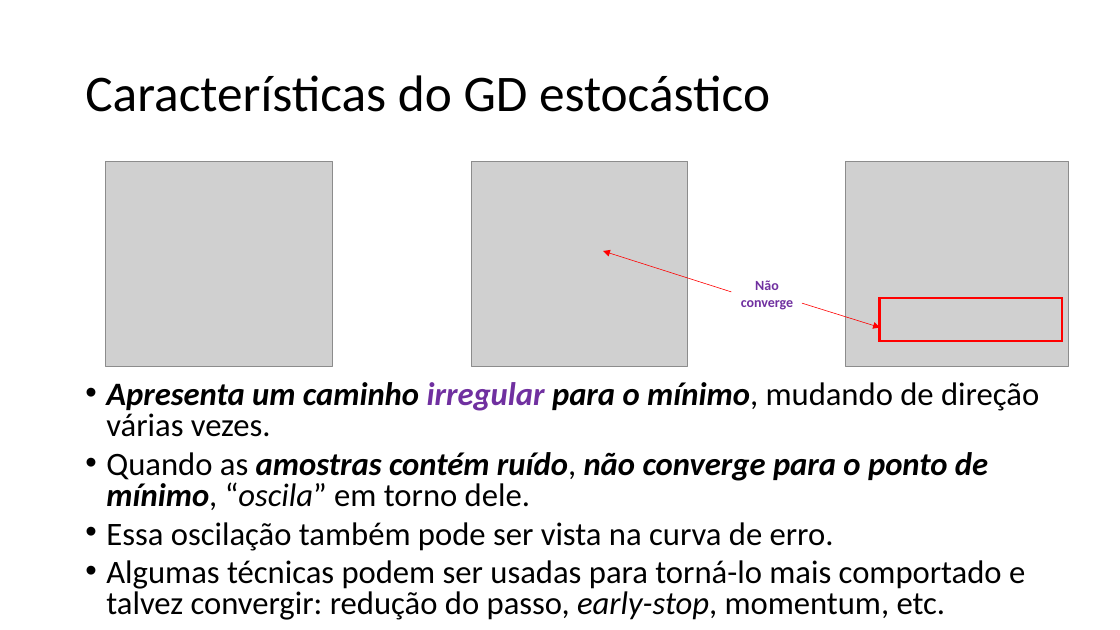
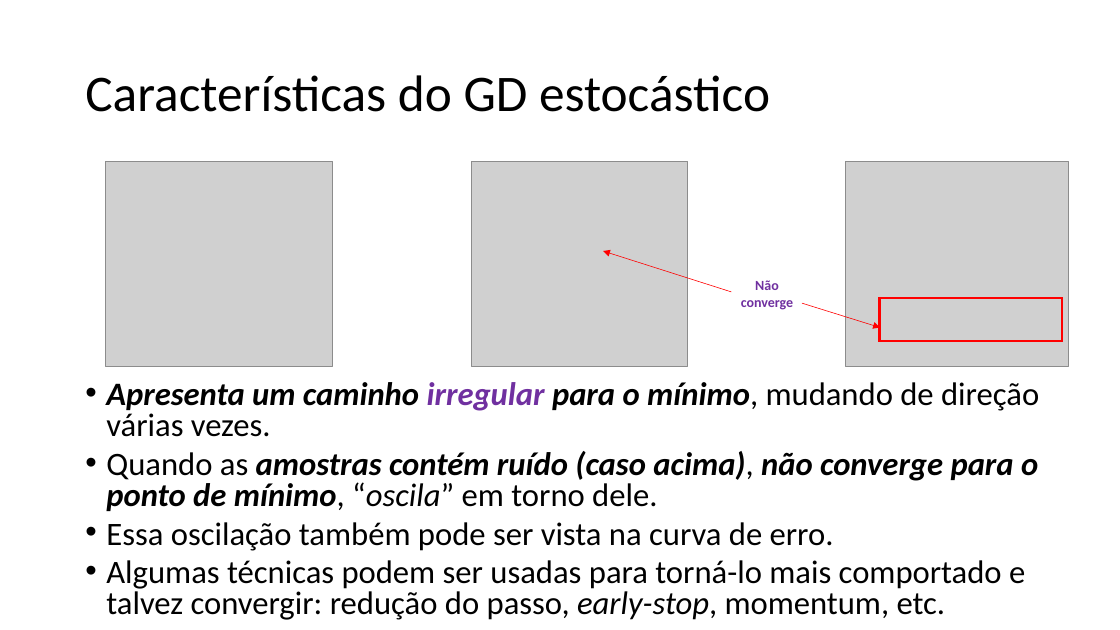
Before and after one commit to zz4fap/t319_aprendizado_de_maquina, a slide deck: slide 29 of slides/T319_Regressão_Linear (Parte II).pptx. Drawn at 1120x630 pixels with LibreOffice and Linux fonts; fonts in the diff are those of the drawing; grey boxes stand for pictures. Boxes give left, top, right and bottom in pixels: in the first picture for what was removed or moved away, otherwise in the second. Text is boxed around its words. In the diff, an @@ line names an element or a change of style, - is before the commit and + after.

```diff
--- a/slides/T319_Regressão_Linear (Parte II).pptx
+++ b/slides/T319_Regressão_Linear (Parte II).pptx
@@ text at (106,451,1038,511): text changed @@
-• Quando as amostras contém ruído, não converge para o ponto de mínimo, “oscila” em torno dele.
+• Quando as amostras contém ruído (caso acima), não converge para o ponto de mínimo, “oscila” em torno dele.
```
Also in this commit, not shown: 4 other files.
